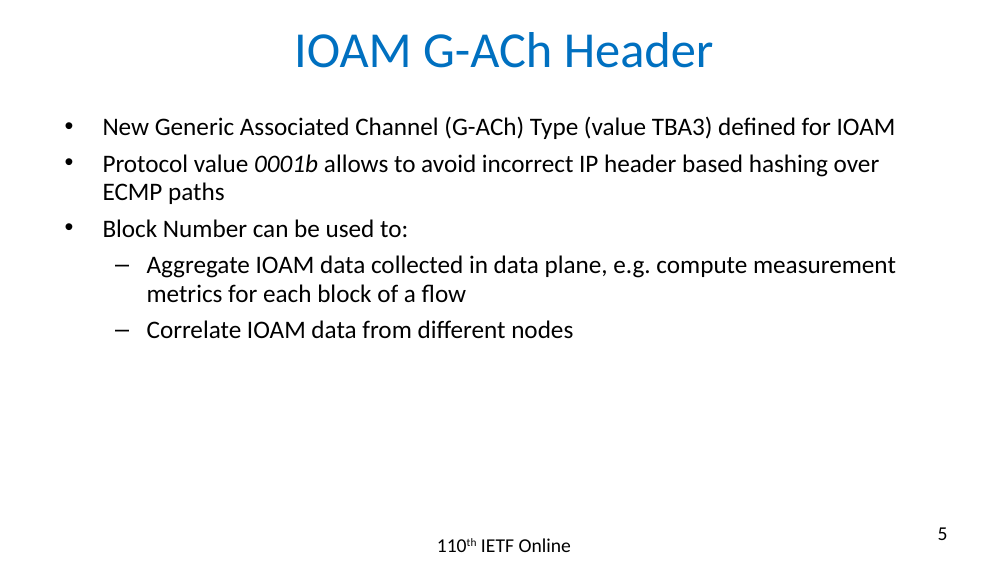
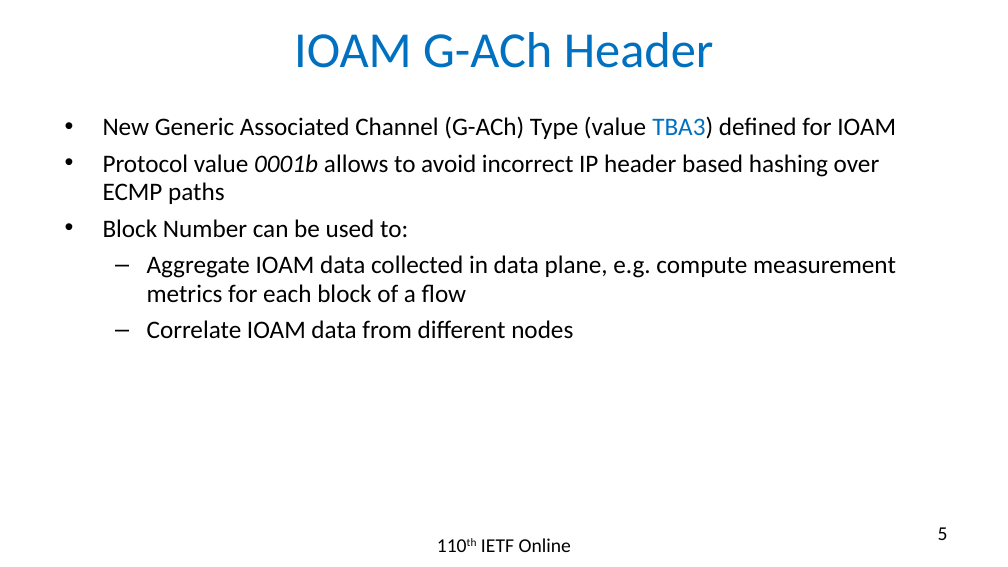
Before and after one commit to rakgandhi/ietf-slides, a slide deck: slide 5 of draft-gandhi-mpls-ioam-sr-05.pptx. Drawn at 1008x567 pixels with LibreOffice and Linux fonts; fonts in the diff are those of the drawing. Boxes give left, top, right and bottom in pixels: in the first picture for what was removed or moved away, otherwise in the second. Text is boxed around its words. In the diff, an @@ line names an element or a change of style, - is before the commit and + after.

```diff
--- a/draft-gandhi-mpls-ioam-sr-05.pptx
+++ b/draft-gandhi-mpls-ioam-sr-05.pptx
@@ text at (x1=103, y1=116, x2=896, y2=139): text colour #000000 to #0070C0 in "TBA3)" @@
```
Also in this commit, not shown: 7 other slides changed, 1 other file.
